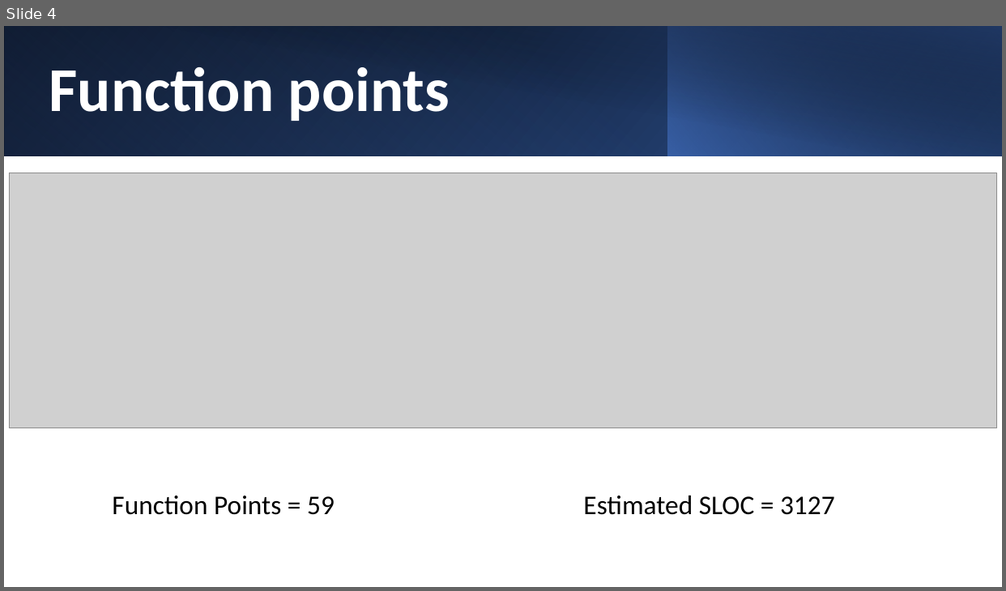
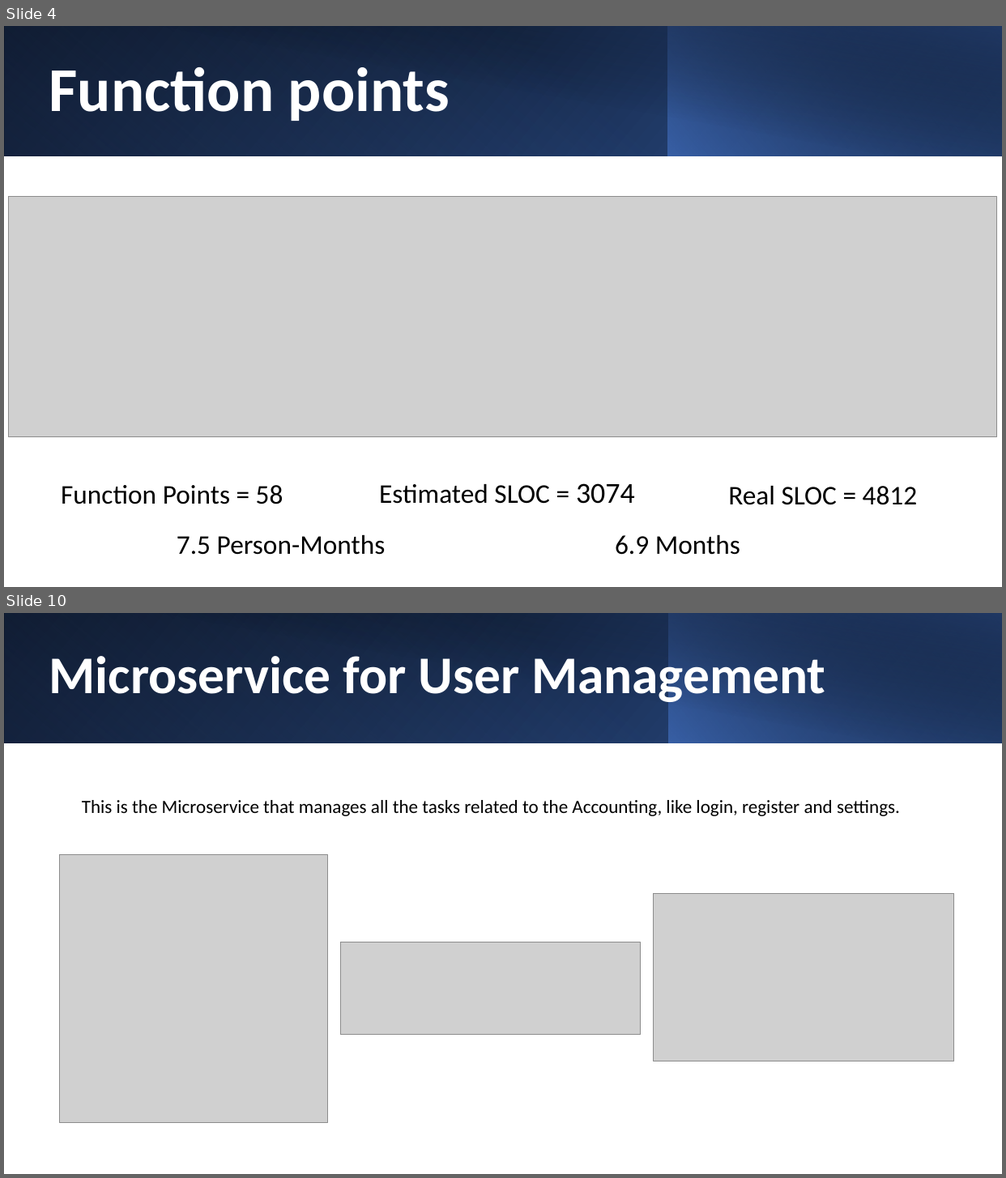
Before and after one commit to Francesco10998/Lab_Project, a slide deck: Documentation/Golden Auctions.pptx. Shown one above the other, each under a label of ours: slide 4 before the commit, slides 4 and 10 after it; the slides between them are not shown. The pictures are 1006x591 and 1006x1178 pixels, drawn with LibreOffice and Linux fonts; fonts in the diff are those of the drawing; grey boxes stand for pictures. Boxes give left, top, right and bottom in pixels: in the first picture for what was removed or moved away, otherwise in the second. Text is boxed around its words. In the diff, an @@ line names an element or a change of style, - is before the commit and + after.

```diff
--- a/Documentation/Golden Auctions.pptx
+++ b/Documentation/Golden Auctions.pptx
@@ slide 10 added at [4,613,1002,1174], background #FFFFFF @@
@@ rectangle added at [4,613,1002,743], fill gradient #000000 to #2F5597 @@
@@ rectangle added at [4,613,669,743], fill gradient #4472C4 to #203864 @@
@@ rectangle added at [41,613,1002,744], fill gradient #000000 to #203864 @@
@@ rectangle added at [669,613,1002,743], fill gradient #4472C4 to #000000 @@
@@ text added at [49,656,825,706], 51 pt, text #FFFFFF, bold @@
+Microservice for User Management
@@ text added at [82,800,900,816], 18 pt, text #000000 @@
+This is the Microservice that manages all the tasks related to the Accounting, like login, register and settings.
@@ picture added at [59,855,327,1122] @@
@@ picture added at [654,894,954,1063] @@
@@ picture added at [340,943,641,1035] @@
@@ slide 4 changed as well @@
@@ picture: place and size @@
-picture at [9,173,997,429]
+picture at [9,197,997,437]
@@ text at [61,485,283,505]: text changed @@
-Function Points = 59
+Function Points = 58
@@ text at [379,484,635,504]: text changed @@
-Estimated SLOC = 3127
+Estimated SLOC = 3074
@@ text added at [728,486,918,506], 26 pt, text #000000 @@
+Real SLOC = 4812
@@ text added at [177,535,386,555], 26 pt, text #000000 @@
+7.5 Person-Months
@@ text added at [615,535,740,555], 26 pt, text #000000 @@
+6.9 Months
```
Also in this commit, not shown: 3 other slides changed, 9 other slides added, 1 slide removed, 55 other files.
